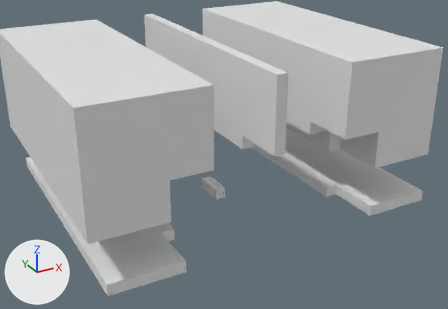
What one commit did to the Blender file Data/Models/Doors/Frame/Blend/door_07.blend.
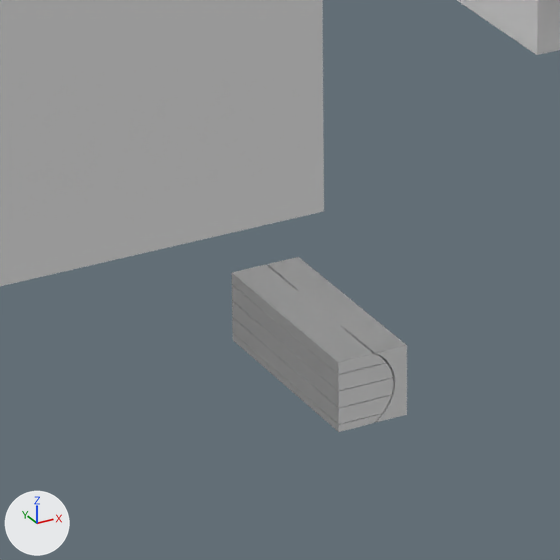
Each version appears first whole from a 50 mm lens placed at (-0.2531, -0.4925, 0.2001), pointed at (0.0175, -0.0005, -0.0459), and next in a close-up on the part from 38% to 55% of the width and 46% to 70% of the height. Every picture has the same lights, and +X, +Y and +Z are marked at lower left. The last two pictures show the newer version.

The first close-up shows 'Leaf', 'RCorner', 'TStretch'.
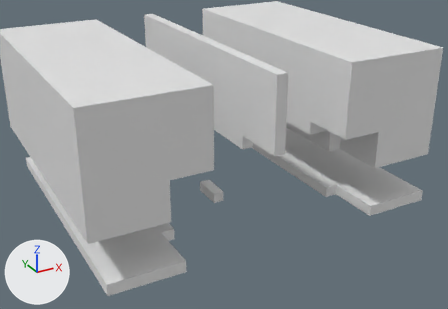
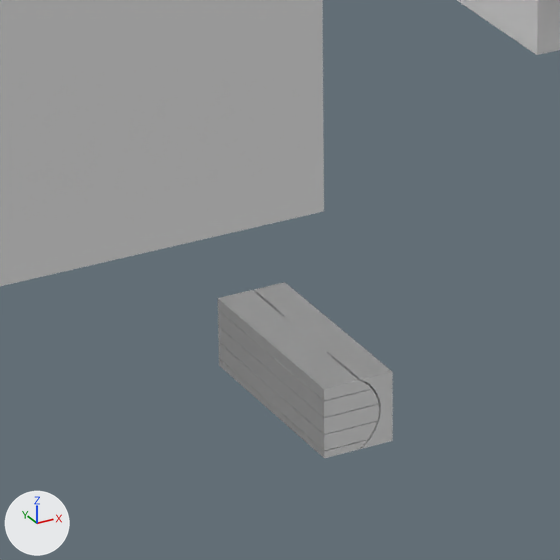
Pixel boxes (x1, y1, x2, y2) of what changed, in the close-ups (560 x 560 px):
'Leaf', moved: before (232, 257, 407, 432); after (218, 282, 393, 458)

Patch to the scene script:
```diff
--- a/Data/Models/Doors/Frame/Blend/door_07.blend.py
+++ b/Data/Models/Doors/Frame/Blend/door_07.blend.py
@@ ob_leaf @@
 ob_leaf = bpy.data.objects.new('Leaf', me_cube_031)
-ob_leaf.location = (0.002, -0.0072, -0.0757)
+ob_leaf.location = (-0.0001, -0.0072, -0.079)
```
